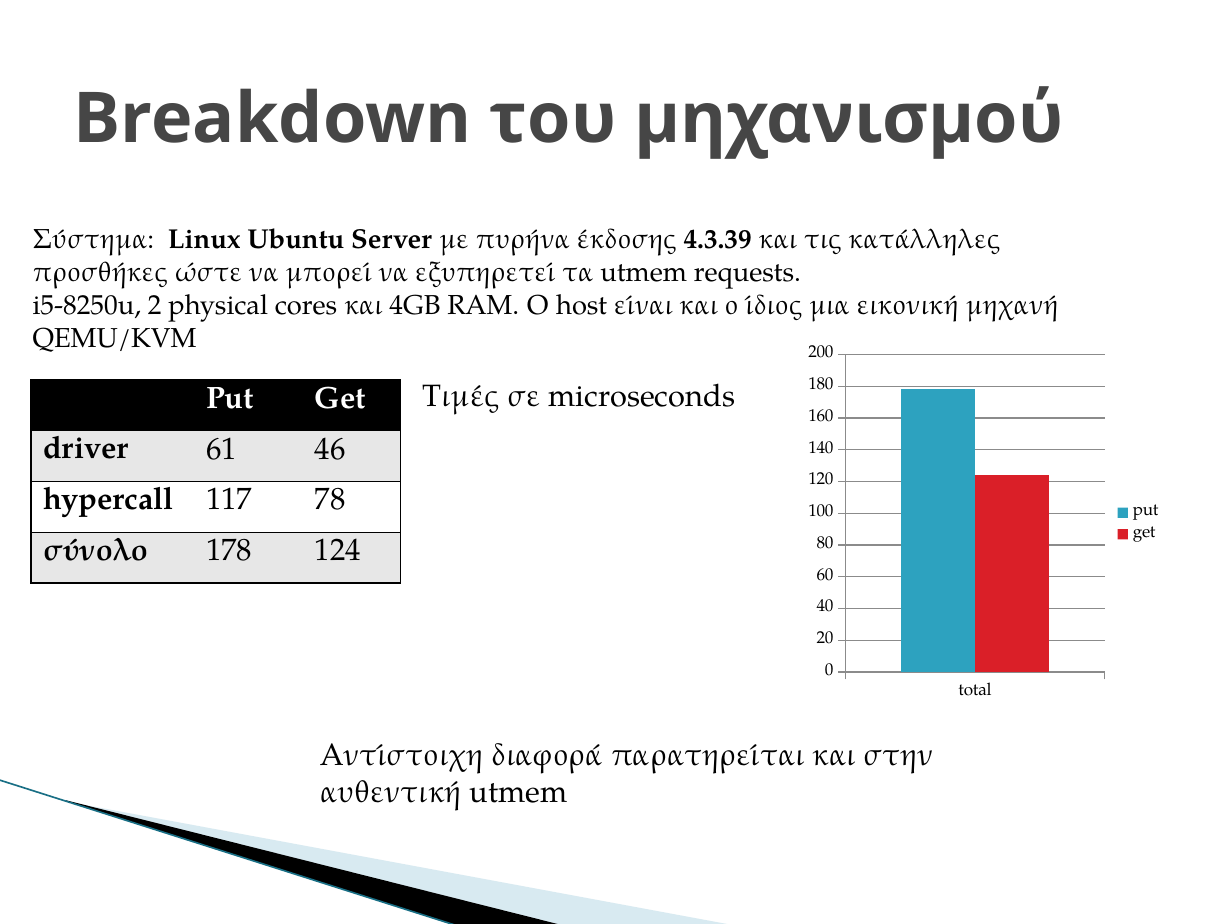
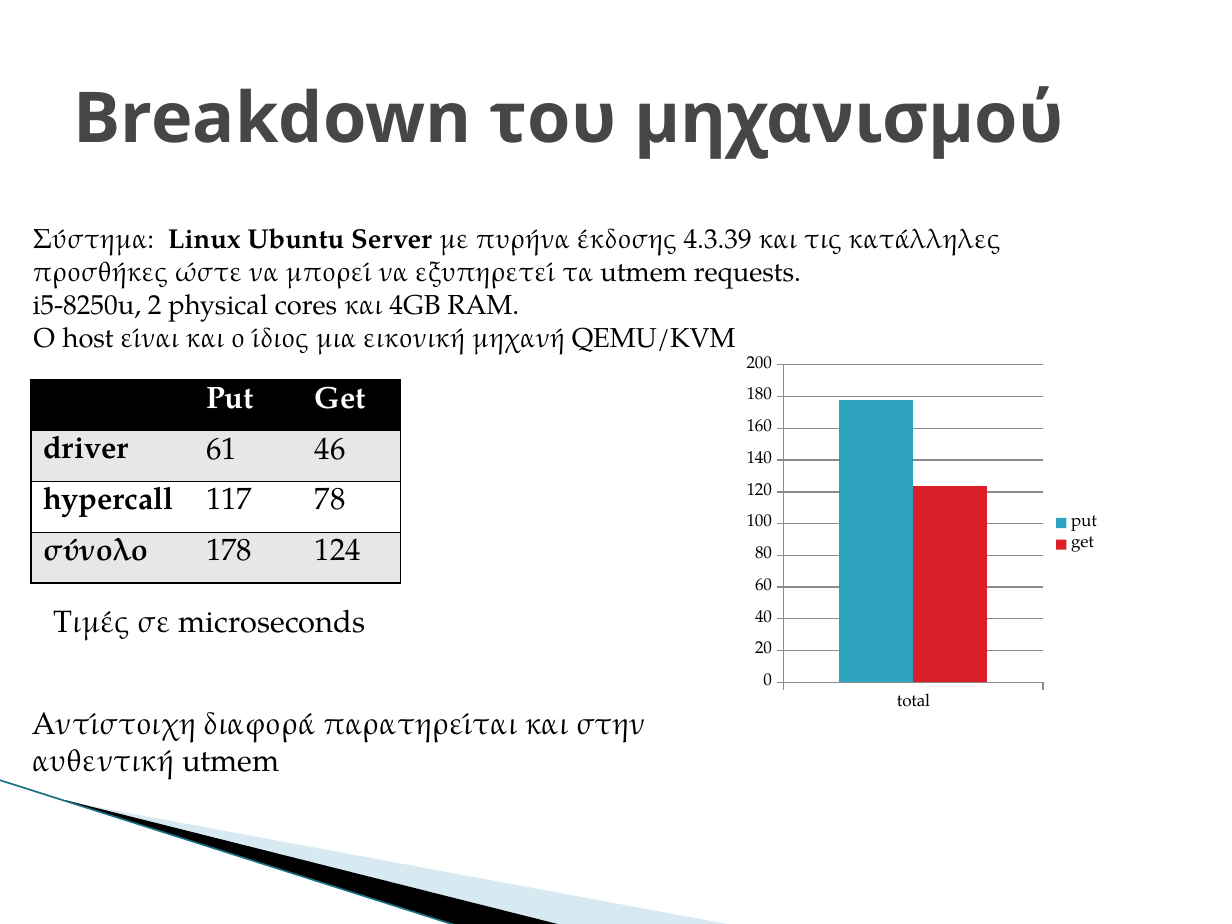
Before and after one commit to GiannhsAravantinos/ntua-diplwmatikh, a slide deck: slide 31 of paper/parousiasiDiplw.pptx. Drawn at 1232x924 pixels with LibreOffice and Linux fonts; fonts in the diff are those of the drawing; background and template pictures are left out. Boxes give left, top, right and bottom in pixels: in the first picture for what was removed or moved away, otherwise in the second. Text is boxed around its words. In the diff, an @@ line names an element or a change of style, - is before the commit and + after.

```diff
--- a/paper/parousiasiDiplw.pptx
+++ b/paper/parousiasiDiplw.pptx
@@ text at (x1=33, y1=228, x2=1000, y2=289): bold off in "4.3.39" @@
@@ text at (x1=33, y1=285, x2=736, y2=355): text changed @@
-i5-8250u, 2 physical cores και 4GB RΑΜ. Ο host είναι και ο ίδιος μια εικονική μηχανή QEMU/KVM
+i5-8250u, 2 physical cores και 4GB RΑΜ.
+Ο host είναι και ο ίδιος μια εικονική μηχανή QEMU/KVM
@@ column chart moved from (x1=801, y1=339, x2=1174, y2=708) to (x1=739, y1=349, x2=1112, y2=718) @@
@@ text "Τιμές σε microseconds" moved from (x1=423, y1=383, x2=735, y2=415) to (x1=53, y1=609, x2=366, y2=641) @@
@@ text "Αντίστοιχη διαφορά παρατηρείται και στην ..." moved from (x1=320, y1=743, x2=934, y2=811) to (x1=33, y1=712, x2=646, y2=780) @@
```
Also in this commit, not shown: 30 other slides changed.
